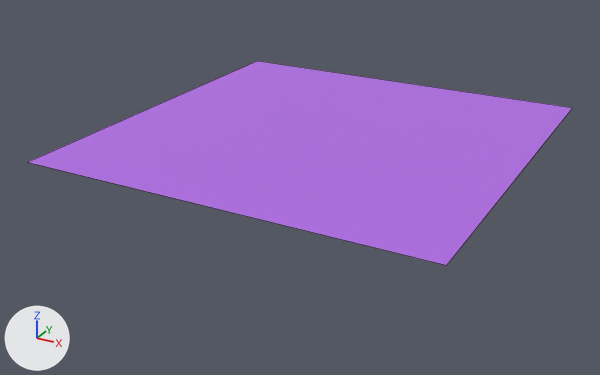
What one commit did to the Blender file Assets/Models/Ground/Ground.blend.
Before and after are seen from a 50 mm camera at (1.78, -3.48, 1.41) aimed at (-0.07, -0.12, -0.27). Lighting does not change. The marker at lower left points along +X, +Y and +Z. Mesh edges are drawn as thin lines.
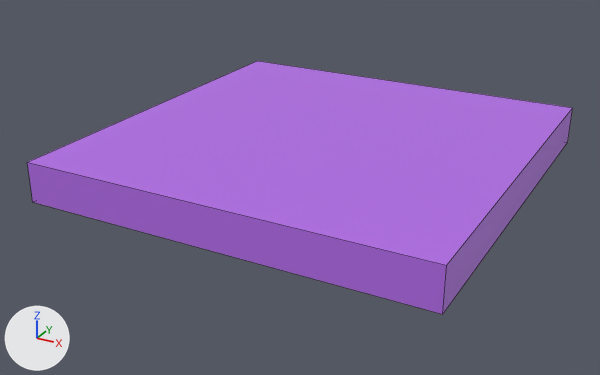
Patch to the scene script:
```diff
--- a/Assets/Models/Ground/Ground.blend.py
+++ b/Assets/Models/Ground/Ground.blend.py
@@ me_plane @@
 me_plane.from_pydata(...)  # 4 vertices, 1 face; spans x -1.0..1.0, y -1.0..1.0, z 0.0
 # used by ob_plane; location = (0.0, 0.0, 0.0)
 # verts and faces of me_plane; kept vertices keep their numbers, new ones are numbered from 4
 # before: 0 (-1.0, -1.0, 0.0) at pixel (27, 162), 1 (1.0, -1.0, 0.0) at pixel (446, 265), 2 (-1.0, 1.0, 0.0) at pixel (257, 60), 3 (1.0, 1.0, 0.0) at pixel (572, 107)
+# me_plane part 1
+for new, old in zip([*range(4, 8)], [*range(0, 4)]): verts[new] = verts[old] + (0.0, 0.0, -2.0)
+faces += [(0, 2, 6, 4), (2, 3, 7, 6), (1, 5, 7, 3), (0, 4, 5, 1), (4, 6, 7, 5)]
 me_plane.materials.append(mat_ground)
@@ ob_plane @@
 ob_plane.location = (0.0, 0.0, 0.0)
+ob_plane.scale = (1.0, 1.0, 0.1)
```

Pixel boxes (x1, y1, x2, y2) of what changed, in the pictures (600 x 375 px):
'Plane', reshaped, rescaled (24% taller): before (29, 61, 572, 265); after (27, 61, 573, 314)
part 1 of me_plane, added (purple): after (27, 108, 573, 314)
